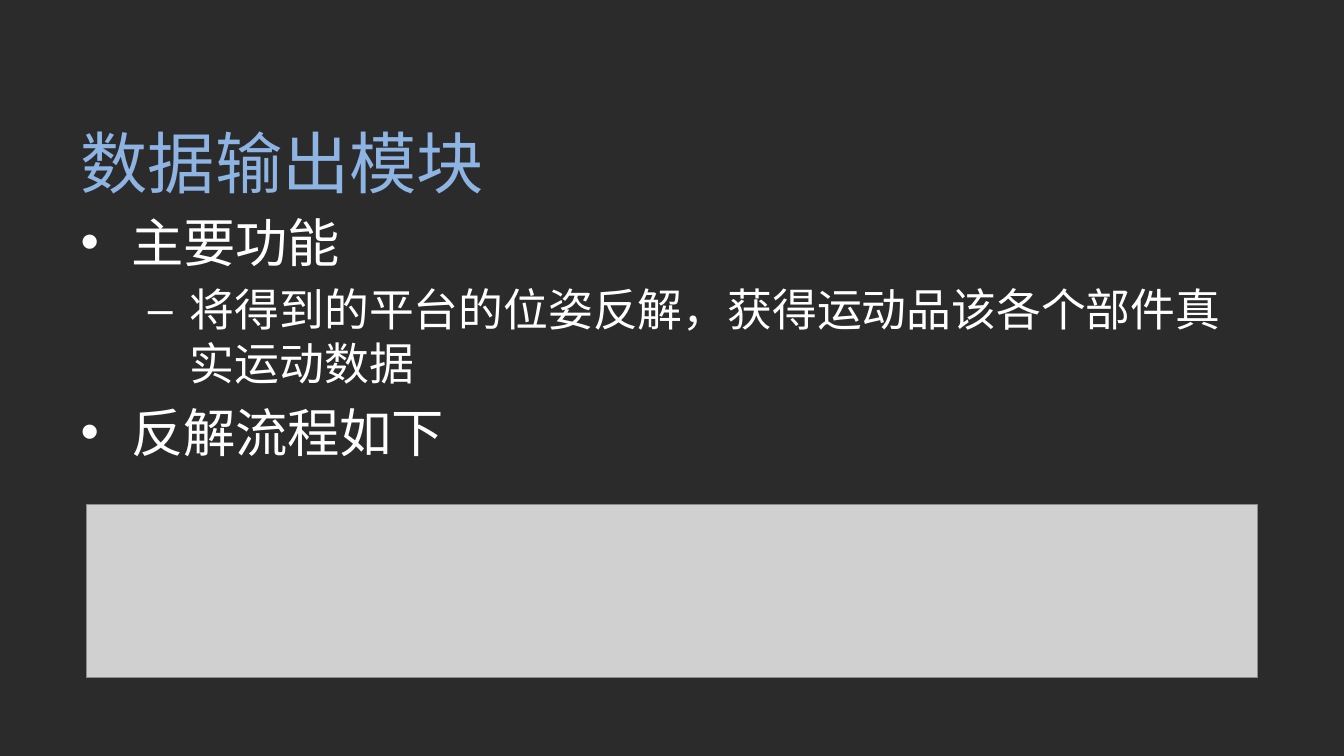
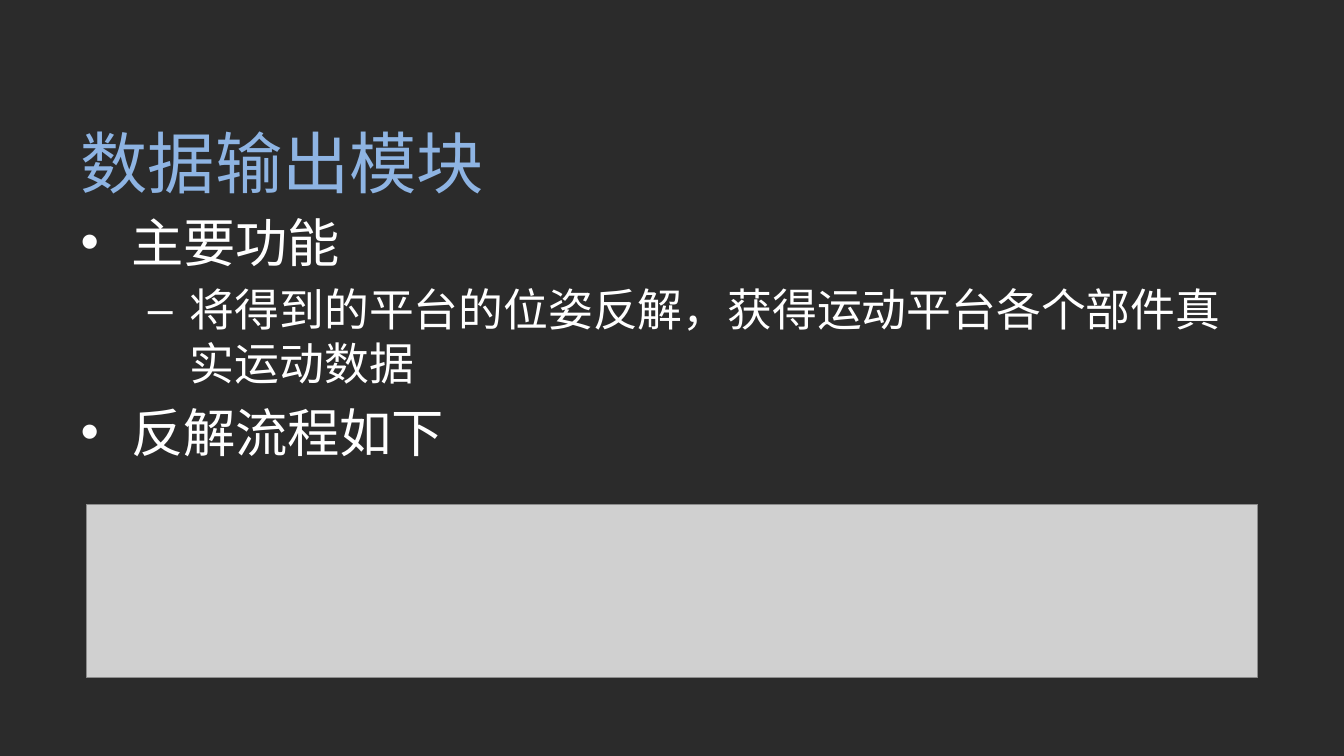
Before and after one commit to xychen5/3dvr, a slide deck: slide 8 of 陈新宇_U201614921_答辩.pptx. Drawn at 1344x756 pixels with LibreOffice and Linux fonts; fonts in the diff are those of the drawing; grey boxes stand for pictures; background and template pictures are left out; a plain dark background stands for a picture behind light text. Boxes give left, top, right and bottom in pixels: in the first picture for what was removed or moved away, otherwise in the second. Text is boxed around its words. In the diff, an @@ line names an element or a change of style, - is before the commit and + after.

```diff
--- a/陈新宇_U201614921_答辩.pptx
+++ b/陈新宇_U201614921_答辩.pptx
@@ text at (x1=190, y1=288, x2=1220, y2=384): text changed @@
-  – 将得到的平台的位姿反解，获得运动品该各个部件真实运动数据
+  – 将得到的平台的位姿反解，获得运动平台各个部件真实运动数据
```
Also in this commit, not shown: 6 other slides changed, 1 slide added.
